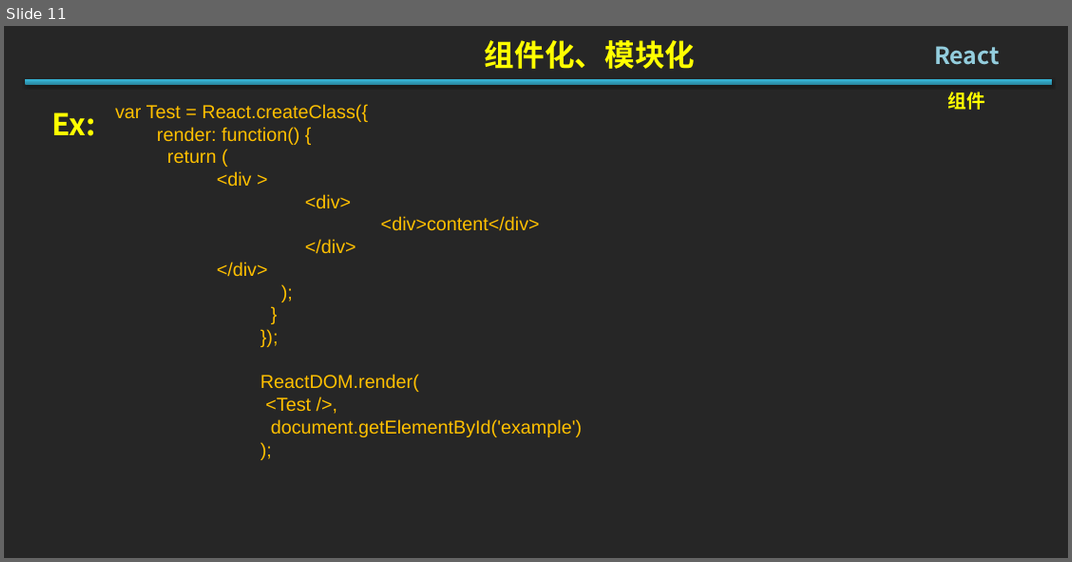
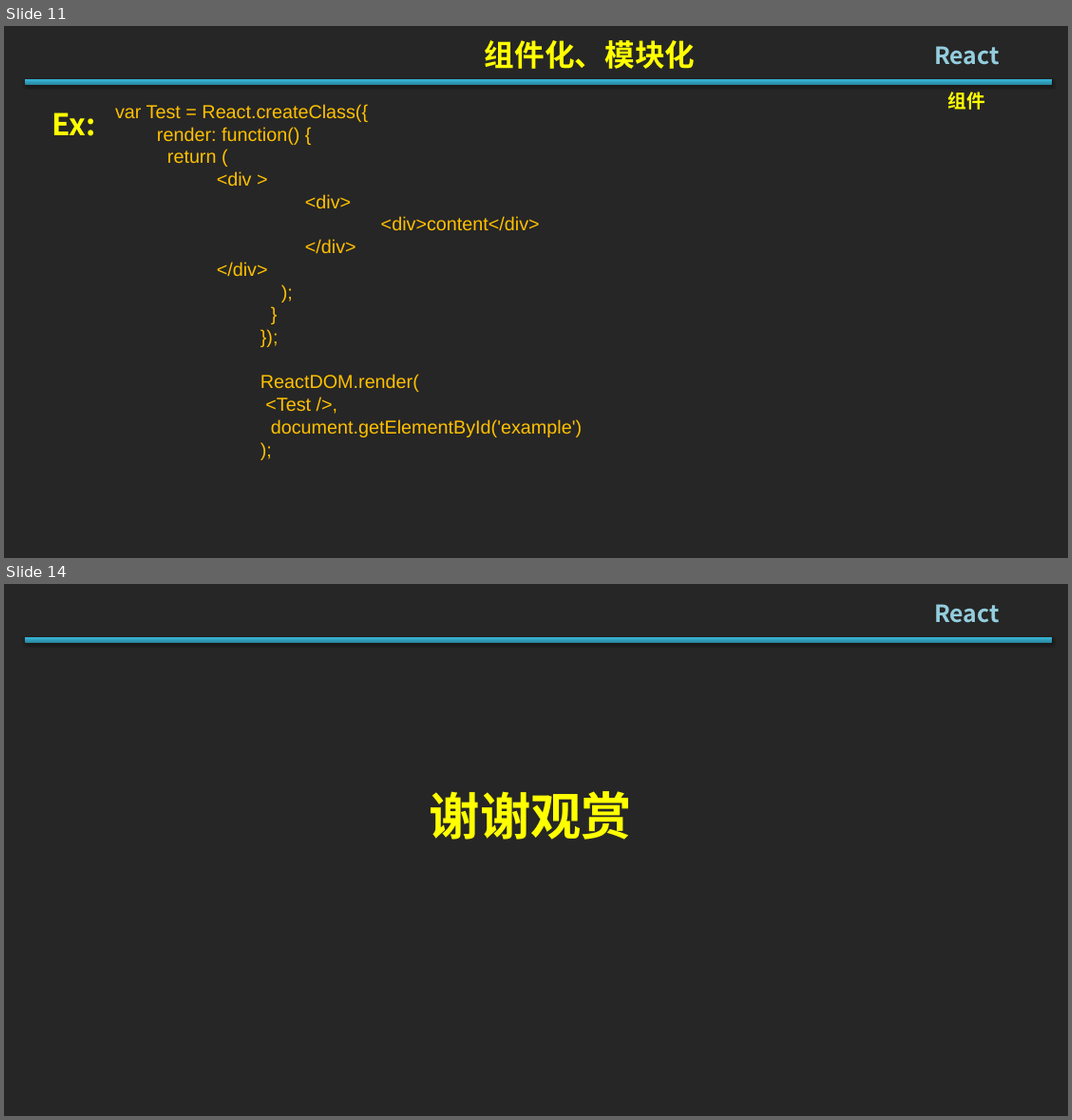
Before and after one commit to Jiepeixuan/Share, a slide deck: React/React.pptx. Shown one above the other, each under a label of ours: slide 11 before the commit, slides 11 and 14 after it; the slides between them are not shown. The pictures are 1072x562 and 1072x1120 pixels, drawn with LibreOffice and Linux fonts; fonts in the diff are those of the drawing. Boxes give left, top, right and bottom in pixels: in the first picture for what was removed or moved away, otherwise in the second. Text is boxed around its words. In the diff, an @@ line names an element or a change of style, - is before the commit and + after.

```diff
--- a/React/React.pptx
+++ b/React/React.pptx
@@ slide 14 added at [4, 584, 1068, 1116], background #262626 @@
@@ title added at [934, 604, 1000, 623], 25.2 pt, text #93CDDD, bold @@
+React
@@ rectangle added at [26, 637, 1053, 643], fill gradient #2A88A2 to #37B1D2 to #34B4D6 @@
@@ text added at [430, 791, 632, 840], 54 pt, text #FFFF00, bold @@
+谢谢观赏
```
Also in this commit, not shown: 1 slide changed, 2 other slides added, 5 slides removed.
